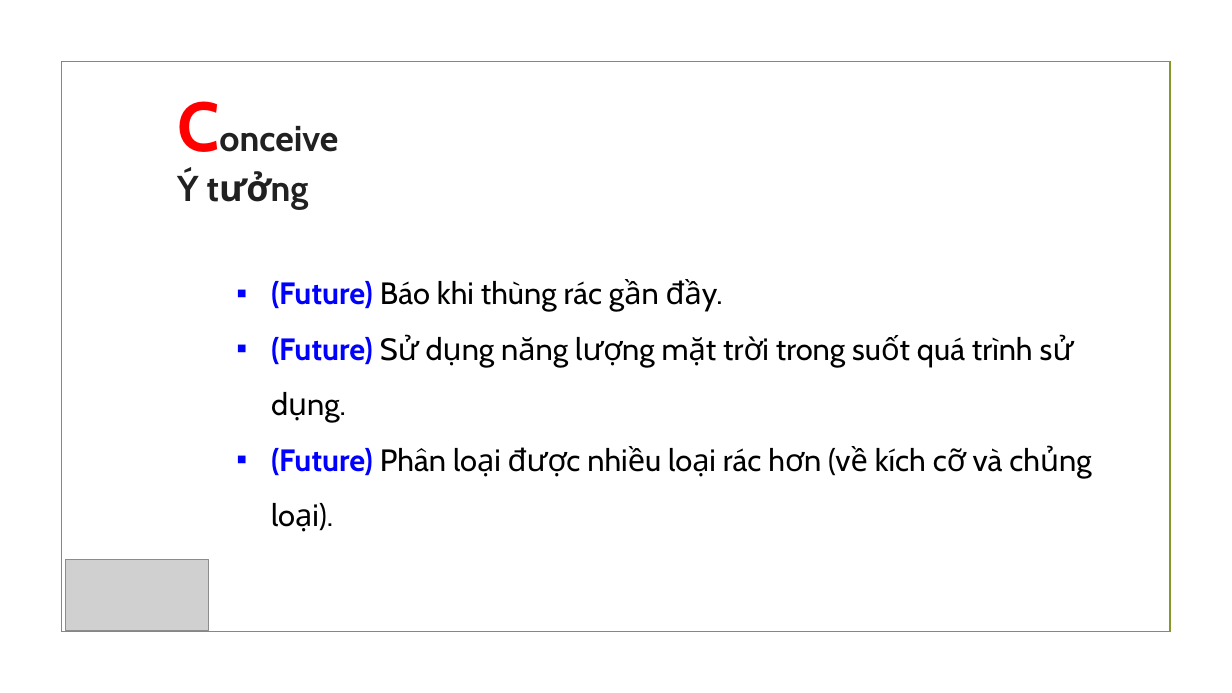
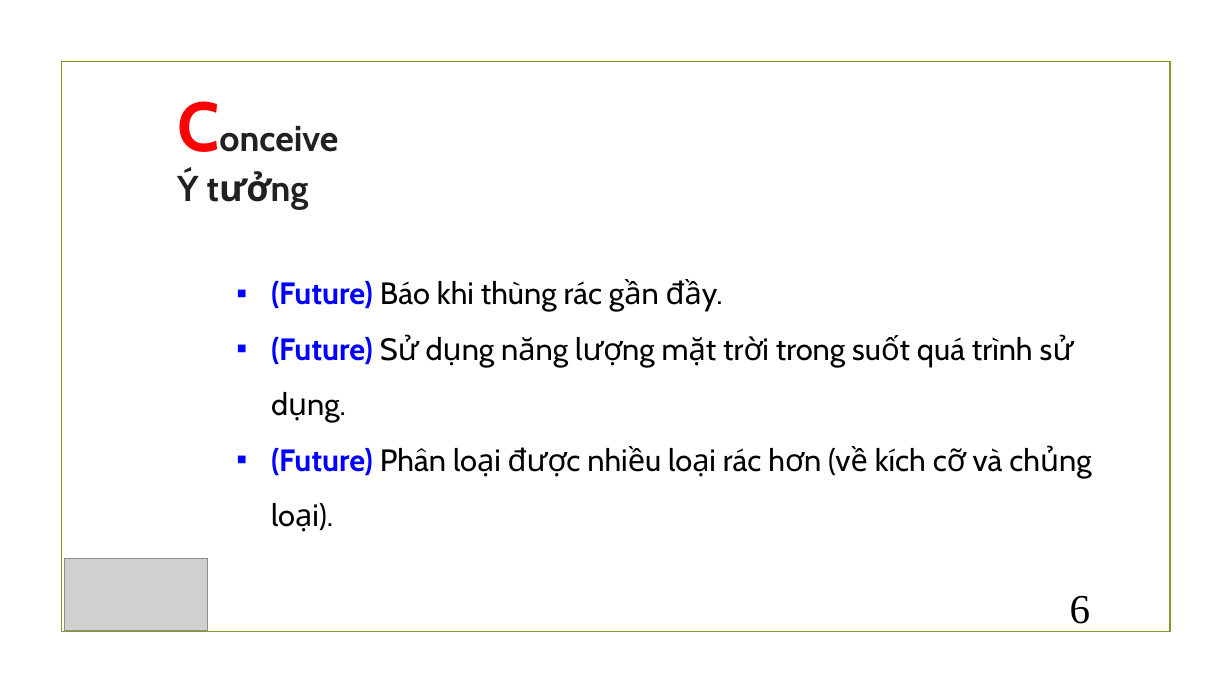
Before and after one commit to thinnguyen625/Project_lego, a slide deck: slide 6 of Presentation.pptx. Drawn at 1232x693 pixels with LibreOffice and Linux fonts; fonts in the diff are those of the drawing; grey boxes stand for pictures; background and template pictures are left out. Boxes give left, top, right and bottom in pixels: in the first picture for what was removed or moved away, otherwise in the second. Text is boxed around its words. In the diff, an @@ line names an element or a change of style, - is before the commit and + after.

```diff
--- a/Presentation.pptx
+++ b/Presentation.pptx
@@ page number added at [1070,595,1091,624], 32 pt, text #000000 @@
+6
```
Also in this commit, not shown: 14 other slides changed, 2 slides added, 1 other file.
